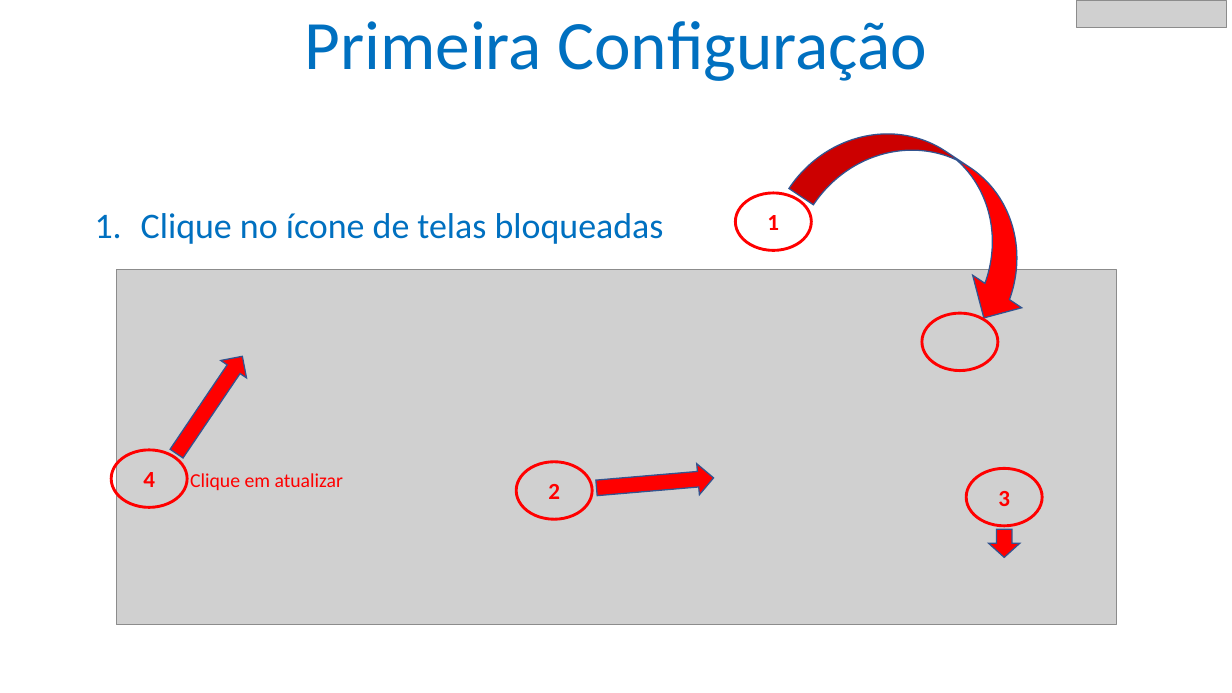
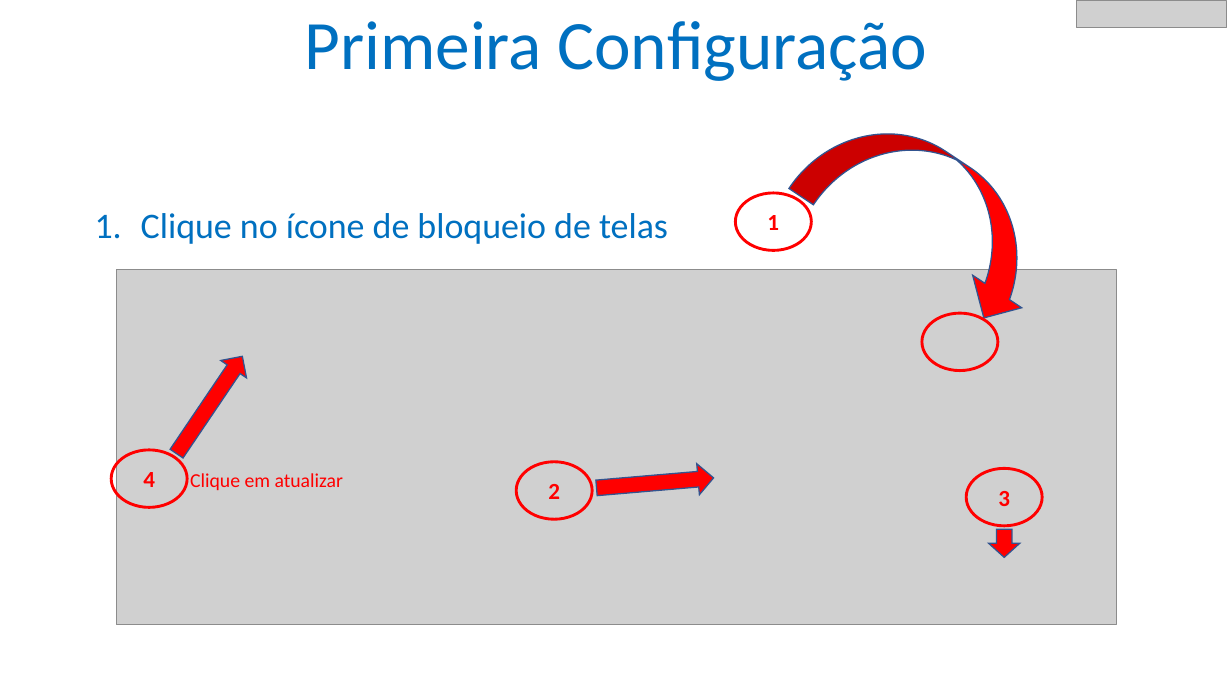
Before and after one commit to datashowcloud/datashow, a slide deck: slide 2 of help/help.pptx. Drawn at 1232x693 pixels with LibreOffice and Linux fonts; fonts in the diff are those of the drawing; grey boxes stand for pictures. Boxes give left, top, right and bottom in pixels: in the first picture for what was removed or moved away, otherwise in the second. Text is boxed around its words. In the diff, an @@ line names an element or a change of style, - is before the commit and + after.

```diff
--- a/help/help.pptx
+++ b/help/help.pptx
@@ text at (141,213,668,244): text changed @@
-1. Clique no ícone de telas bloqueadas
+1. Clique no ícone de bloqueio de telas
```
Also in this commit, not shown: 1 other slide changed, 2 other files.
